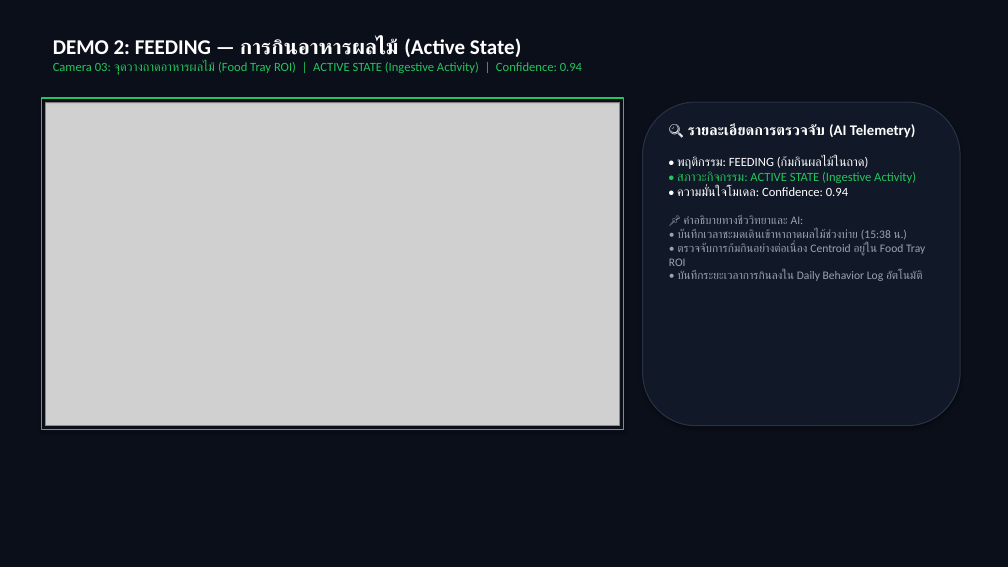
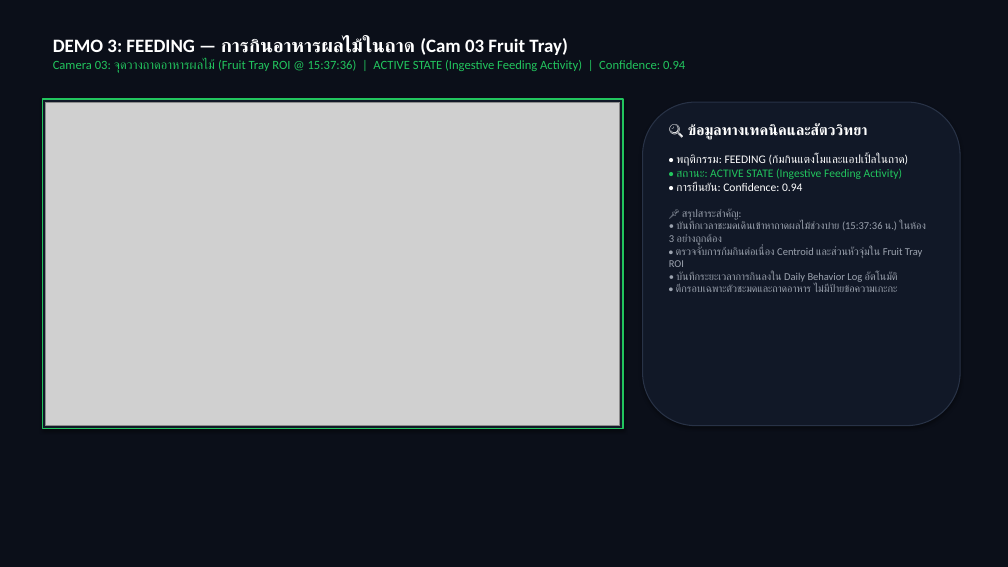
Before and after one commit to Kokokua/Project-CMZ, a slide deck: slide 13 of finish/Image_Processing_Presentation_Phase2_Final.pptx (slide 12 before the commit). Drawn at 1008x567 pixels with LibreOffice and Linux fonts; fonts in the diff are those of the drawing; grey boxes stand for pictures. Boxes give left, top, right and bottom in pixels: in the first picture for what was removed or moved away, otherwise in the second. Text is boxed around its words. In the diff, an @@ line names an element or a change of style, - is before the commit and + after.

Commit message:
feat(presentation): integrate clean demo videos without HUD and correct physical enclosure layout

```diff
--- a/finish/Image_Processing_Presentation_Phase2_Final.pptx
+++ b/finish/Image_Processing_Presentation_Phase2_Final.pptx
@@ text at bbox=[53, 38, 685, 73]: text changed @@
-DEMO 2: FEEDING — การกินอาหารผลไม้ (Active State)
-Camera 03: จุดวางถาดอาหารผลไม้ (Food Tray ROI) | ACTIVE STATE (Ingestive Activity) | Confidence: 0.94
+DEMO 3: FEEDING — การกินอาหารผลไม้ในถาด (Cam 03 Fruit Tray)
+Camera 03: จุดวางถาดอาหารผลไม้ (Fruit Tray ROI @ 15:37:36) | ACTIVE STATE (Ingestive Feeding Activity) | Confidence: 0.94
@@ rectangle at bbox=[42, 99, 623, 429]: fill none to #111827 @@
@@ text at bbox=[669, 123, 926, 292]: text changed; size 11 to 10 pt @@
-🔍 รายละเอียดการตรวจจับ (AI Telemetry)
-• พฤติกรรม: FEEDING (ก้มกินผลไม้ในถาด)
-• สภาวะกิจกรรม: ACTIVE STATE (Ingestive Activity)
-• ความมั่นใจโมเดล: Confidence: 0.94
-📌 คำอธิบายทางชีววิทยาและ AI:
-• บันทึกเวลาชะมดเดินเข้าหาถาดผลไม้ช่วงบ่าย (15:38 น.)
-• ตรวจจับการก้มกินอย่างต่อเนื่อง Centroid อยู่ใน Food Tray ROI
-• บันทึกระยะเวลาการกินลงใน Daily Behavior Log อัตโนมัติ
+🔍 ข้อมูลทางเทคนิคและสัตววิทยา
+• พฤติกรรม: FEEDING (ก้มกินแตงโมและแอปเปิ้ลในถาด)
+• สถานะ: ACTIVE STATE (Ingestive Feeding Activity)
+• การยืนยัน: Confidence: 0.94
+📌 สรุปสาระสำคัญ:
+• บันทึกเวลาชะมดเดินเข้าหาถาดผลไม้ช่วงบ่าย (15:37:36 น.) ในห้อง 3 อย่างถูกต้อง
+• ตรวจจับการก้มกินต่อเนื่อง Centroid และส่วนหัวจุ่มใน Fruit Tray ROI
+• บันทึกระยะเวลาการกินลงใน Daily Behavior Log อัตโนมัติ
+• ตีกรอบเฉพาะตัวชะมดและถาดอาหาร ไม่มีป้ายข้อความเกะกะ
```
Also in this commit, not shown: 3 other slides changed, 2 slides added, 2 slides removed.
